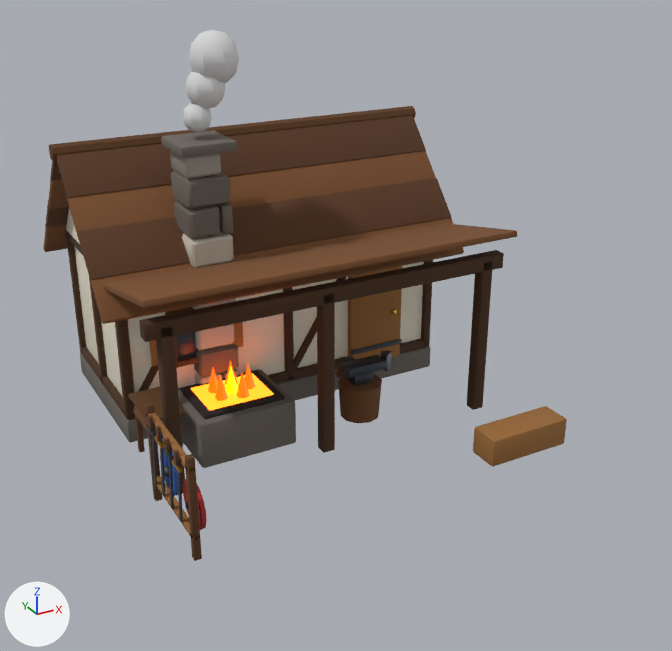
What one commit did to the glTF model modele3d/export/mapa/kuznia_poz07.glb.
The view is the same before and after, from a 50 mm camera at (-6.02, -12.08, 7.47) aimed at (0.21, -0.76, 1.8). Arrows for +X, +Y and +Z are at lower left; the lights stay in place. The first picture is the older version. Vertices at exactly the same position are counted once.

Objects in the first picture: 'kuznia_poz07'.
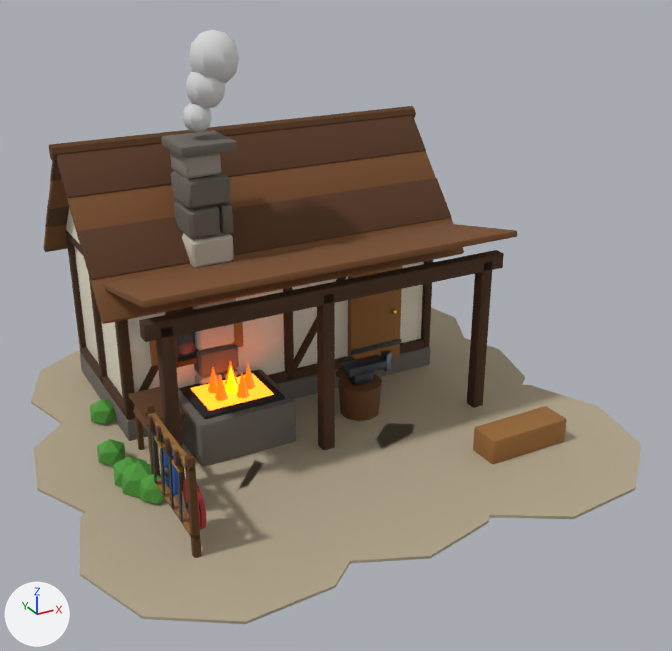
Changed parts and their boxes (x1, y1, x2, y2) in the pictures (672 x 651 px):
'kuznia_poz07', reshaped (16% wider, 12% taller): before (43, 30, 567, 561); after (31, 30, 641, 624)
part 1 of me_kuznia_poz07, added (beige): after (80, 489, 350, 624)
part 2 of me_kuznia_poz07, added (beige): after (33, 423, 264, 515)
part 3 of me_kuznia_poz07, added (beige): after (31, 349, 120, 429)
part 4 of me_kuznia_poz07, added (beige): after (239, 450, 490, 564)
part 5 of me_kuznia_poz07, added (beige): after (242, 393, 414, 468)
part 6 of me_kuznia_poz07, added (beige): after (376, 385, 641, 519)
part 7 of me_kuznia_poz07, added (beige): after (335, 338, 525, 426)
part 8 of me_kuznia_poz07, added (beige): after (390, 308, 466, 375)
part 9 of me_kuznia_poz07, added (green): after (90, 399, 116, 424)
part 10 of me_kuznia_poz07, added (green): after (97, 439, 125, 466)
part 11 of me_kuznia_poz07, added (green): after (122, 461, 152, 499)
part 12 of me_kuznia_poz07, added (green): after (140, 474, 167, 504)
part 13 of me_kuznia_poz07, added: after (113, 456, 147, 487)

The edits, one by one:
Material 'mapa_leaves' (mat_mapa_leaves) is new.
Its base color is (0.0782, 0.323, 0.0423) (green #4f9a3a).
Its roughness is 0.85.
Material 'mapa_gravel' (mat_mapa_gravel) is new.
Its base color is (0.451, 0.381, 0.262) (beige #b3a68c).
Its roughness is 0.95.
me_kuznia_poz07 is used by ob_kuznia_poz07; location (0.0, 0.0, 0.0).
me_kuznia_poz07 had 4534 vertices, 8616 faces and spanned x -3.15..3.15, y -2.85..3.62, z 0.0..6.03.
me_kuznia_poz07 now has 4834 vertices, 9140 faces and spans x -4.33..4.45, y -4.42..4.23, z -0.13..6.03.
me_kuznia_poz07 part 1: a new loose piece, a 10-sided cylinder along z spanning x -4.295..-0.387, y -4.168..-0.39, z 0.005..0.045, in mat_mapa_gravel (beige #b3a68c).
me_kuznia_poz07 part 2: a new loose piece, a 10-sided cylinder along z spanning x -4.33..-0.679, y -1.78..1.861, z 0.004..0.046, in mat_mapa_gravel (beige #b3a68c).
me_kuznia_poz07 part 3: a new loose piece, a 10-sided cylinder along z spanning x -3.841..-0.202, y 0.647..4.143, z 0.003..0.047, in mat_mapa_gravel (beige #b3a68c).
me_kuznia_poz07 part 4: a new loose piece, a 10-sided cylinder along z spanning x -1.943..1.662, y -4.192..-0.51, z 0.004..0.046, in mat_mapa_gravel (beige #b3a68c).
me_kuznia_poz07 part 5: a new loose piece, a 10-sided cylinder along z spanning x -1.73..1.954, y -1.829..1.987, z 0.003..0.047, in mat_mapa_gravel (beige #b3a68c).
me_kuznia_poz07 part 6: a new loose piece, a 10-sided cylinder along z spanning x 0.286..4.342, y -4.422..-0.453, z 0.003..0.047, in mat_mapa_gravel (beige #b3a68c).
me_kuznia_poz07 part 7: a new loose piece, a 10-sided cylinder along z spanning x 0.452..4.289, y -1.623..2.084, z 0.002..0.048, in mat_mapa_gravel (beige #b3a68c).
me_kuznia_poz07 part 8: a new loose piece, a 10-sided cylinder along z spanning x 0.553..4.447, y 0.27..4.133, z 0.001..0.049, in mat_mapa_gravel (beige #b3a68c).
me_kuznia_poz07 part 9: a new loose piece, an icosphere of 20 faces spanning x -3.16..-2.74, y 1.02..1.42, z -0.04..0.44, in mat_mapa_leaves (green #4f9a3a).
me_kuznia_poz07 part 10: a new loose piece, an icosphere of 20 faces spanning x -3.4..-2.99, y -0.25..0.15, z -0.03..0.43, in mat_mapa_leaves (green #4f9a3a).
me_kuznia_poz07 part 11: a new loose piece, an icosphere of 20 faces spanning x -3.32..-2.77, y -1.23..-0.71, z -0.11..0.51, in mat_mapa_leaves (green #4f9a3a).
me_kuznia_poz07 part 12: a new loose piece, an icosphere of 20 faces spanning x -3.15..-2.7, y -1.5..-1.07, z -0.05..0.45, in mat_mapa_leaves (green #4f9a3a).
me_kuznia_poz07 part 13: a new loose piece, an icosphere of 20 faces spanning x -3.36..-2.86, y -0.96..-0.49, z -0.08..0.48, in mat_mapa_leaves (green #4f9a3a).
Other edits to the shape of me_kuznia_poz07 do not show in these pictures.
me_kuznia_poz07 gains material mat_mapa_gravel (beige #b3a68c).
me_kuznia_poz07 gains material mat_mapa_leaves (green #4f9a3a).
